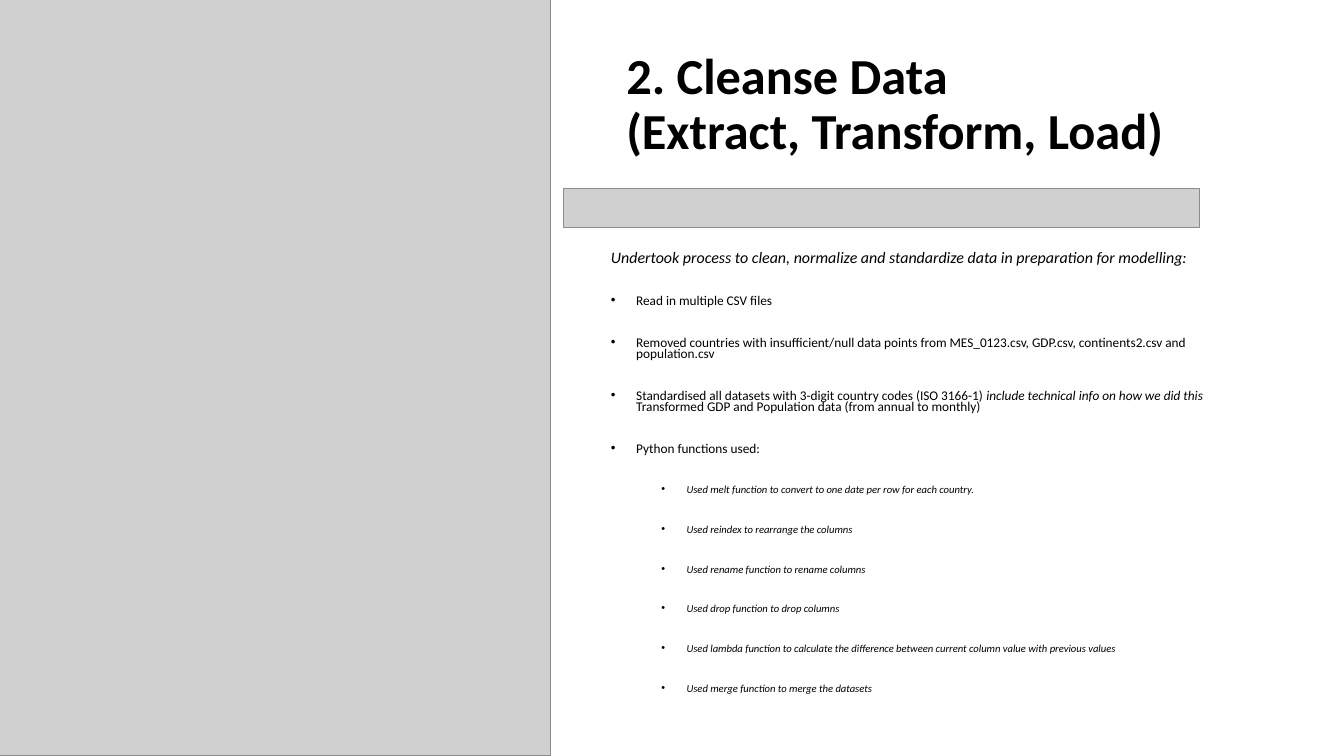
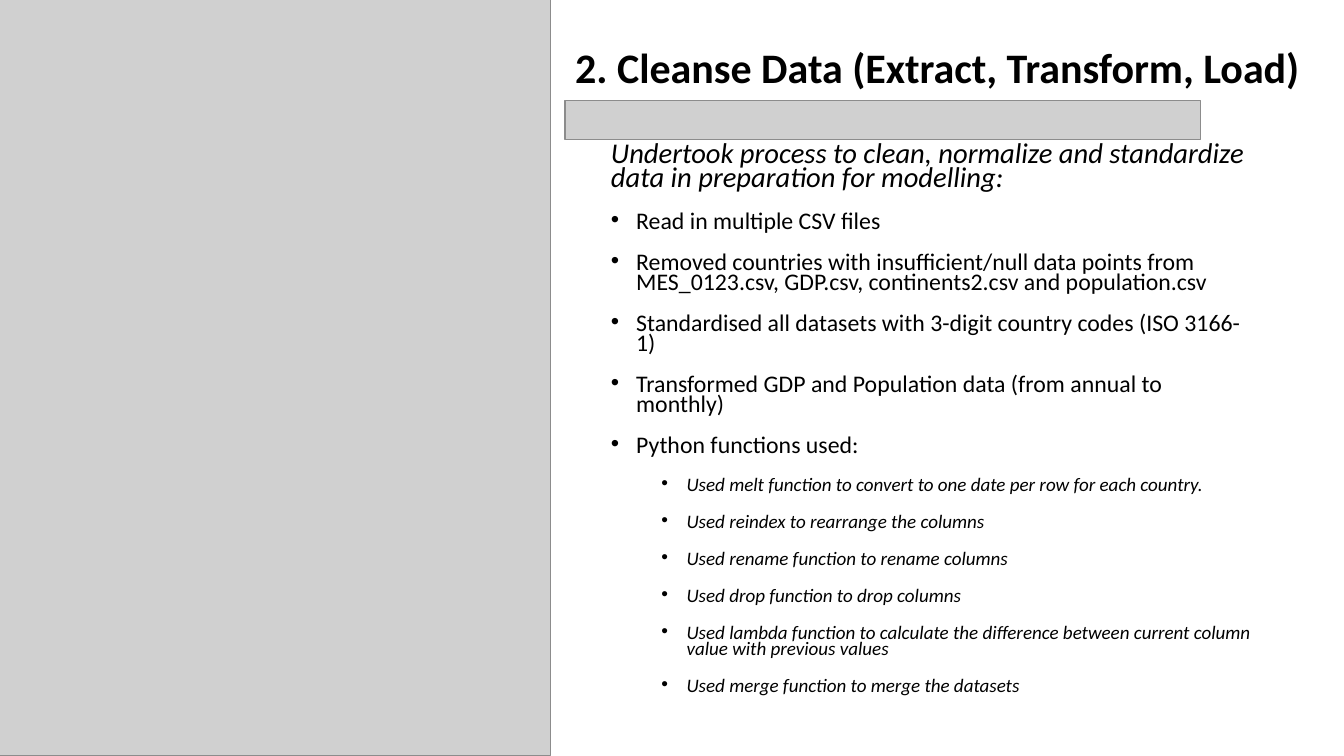
Before and after one commit to shwetajain1022/Project-4, a slide deck: slide 7 of Presentation/Proj4_presentation.pptx. Drawn at 1344x756 pixels with LibreOffice and Linux fonts; fonts in the diff are those of the drawing; grey boxes stand for pictures. Boxes give left, top, right and bottom in pixels: in the first picture for what was removed or moved away, otherwise in the second. Text is boxed around its words. In the diff, an @@ line names an element or a change of style, - is before the commit and + after.

```diff
--- a/Presentation/Proj4_presentation.pptx
+++ b/Presentation/Proj4_presentation.pptx
@@ title "2. Cleanse Data (Extract, Transform, ...": place and size @@
-title "2. Cleanse Data (Extract, Transform, ..." at box(626, 58, 1163, 157)
+title "2. Cleanse Data (Extract, Transform, ..." at box(575, 52, 1299, 89)
@@ title "2. Cleanse Data (Extract, Transform, ..." at box(575, 52, 1299, 89): size 36 to 30 pt @@
@@ picture: place and size @@
-picture at box(564, 189, 1200, 228)
+picture at box(566, 101, 1202, 140)
@@ text "Undertook process to clean, normalize ...": place and size @@
-text "Undertook process to clean, normalize ..." at box(611, 252, 1202, 694)
+text "Undertook process to clean, normalize ..." at box(611, 143, 1250, 696)
@@ text at box(611, 143, 1250, 696): size 11.4 to 20.4 pt in "Undertook process to clean, normalize and standardize ..."; size 9.5 to 17 pt in "Read in multiple CSV files", "Removed countries with insufficient/null data points from ...", "Python functions used:"; size 7.6 to 13.6 pt in "Used melt function to convert to one ...", "Used reindex to rearrange the columns", "Used rename function to rename columns", "Used drop function to drop columns" and 2 more places; less space between paragraphs @@
@@ text at box(636, 314, 1240, 416): text changed; size 9.5 to 17 pt @@
-• Standardised all datasets with 3-digit country codes (ISO 3166-1) include technical info on how we did this Transformed GDP and Population data (from annual to monthly)
+• Standardised all datasets with 3-digit country codes (ISO 3166-1)
+• Transformed GDP and Population data (from annual to monthly)
```
Also in this commit, not shown: 3 other slides changed, 4 slides added, 2 other files.
